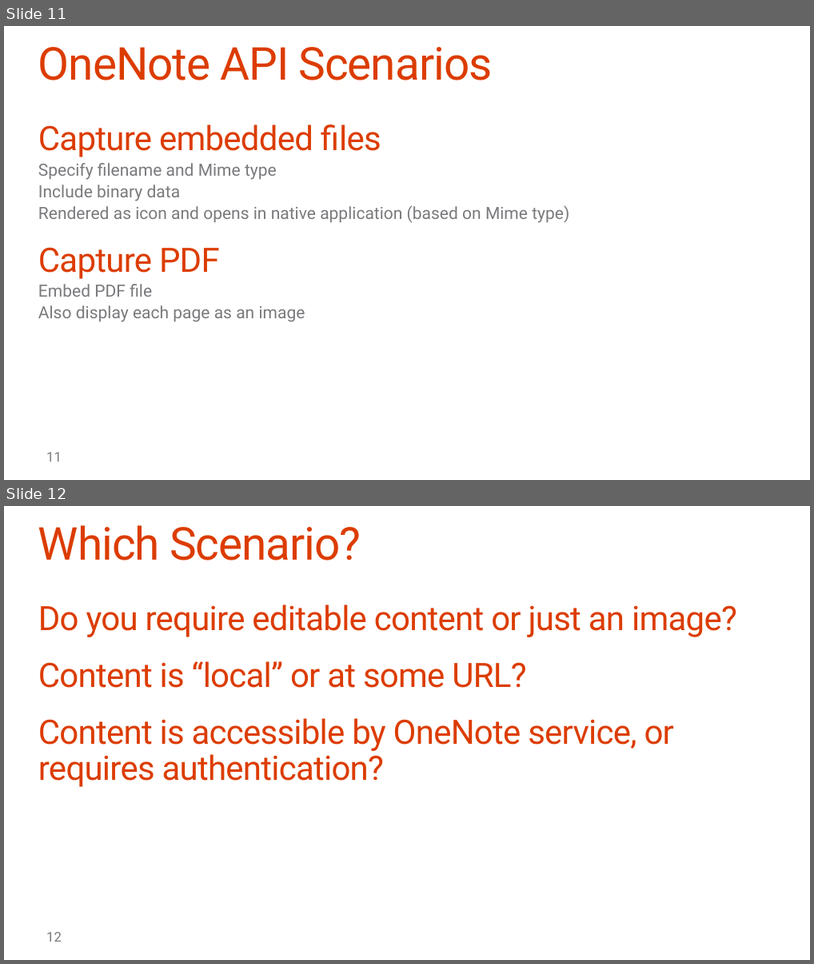
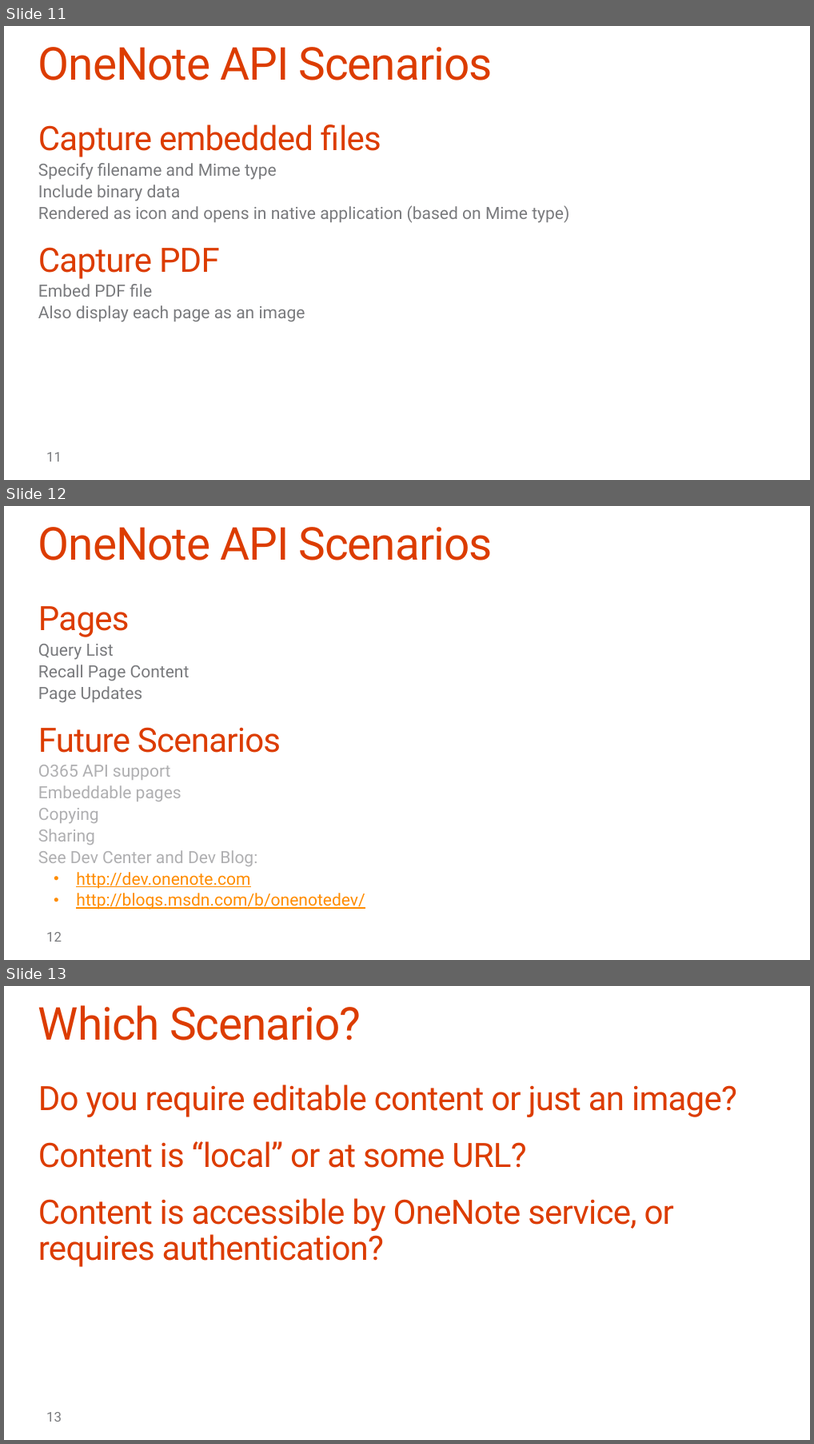
Before and after one commit to fabbbiob/TrainingContent, a slide deck: O3653-7 Deep Dive into the Office 365 APIs for OneNote services/O3653-7 Deep Dive into the Office 365 APIs for OneNote services.pptx. Shown one above the other, each under a label of ours: slides 11 and 12 before the commit, slides 11, 12 and 13 after it. The pictures are 814x964 and 814x1444 pixels, drawn with LibreOffice and Linux fonts; fonts in the diff are those of the drawing; background and template pictures are left out. Boxes give left, top, right and bottom in pixels: in the first picture for what was removed or moved away, otherwise in the second. Text is boxed around its words. In the diff, an @@ line names an element or a change of style, - is before the commit and + after.

```diff
--- a/O3653-7 Deep Dive into the Office 365 APIs for OneNote services/O3653-7 Deep Dive into the Office 365 APIs for OneNote services.pptx
+++ b/O3653-7 Deep Dive into the Office 365 APIs for OneNote services/O3653-7 Deep Dive into the Office 365 APIs for OneNote services.pptx
@@ slide 12 added at (4,506,810,960), background #FFFFFF @@
@@ title added at (38,527,493,560), 54 pt, text #DC3C00 @@
+OneNote API Scenarios
@@ text added at (38,606,365,909), 20 pt, text #AFAFB1 @@
+Pages
+  Query List
+  Recall Page Content
+  Page Updates
+Future Scenarios
+  O365 API support
+  Embeddable pages
+  Copying
+  Sharing
+  See Dev Center and Dev Blog:
+    • http://dev.onenote.com
+    • http://blogs.msdn.com/b/onenotedev/
@@ page number added at (46,932,62,941), 16 pt, text #797A7D @@
+12
@@ what was slide 12 is now slide 13 @@
@@ page number at (46,1412,62,1421): text changed @@
-12
+13
```
Also in this commit, not shown: 7 slides changed.
